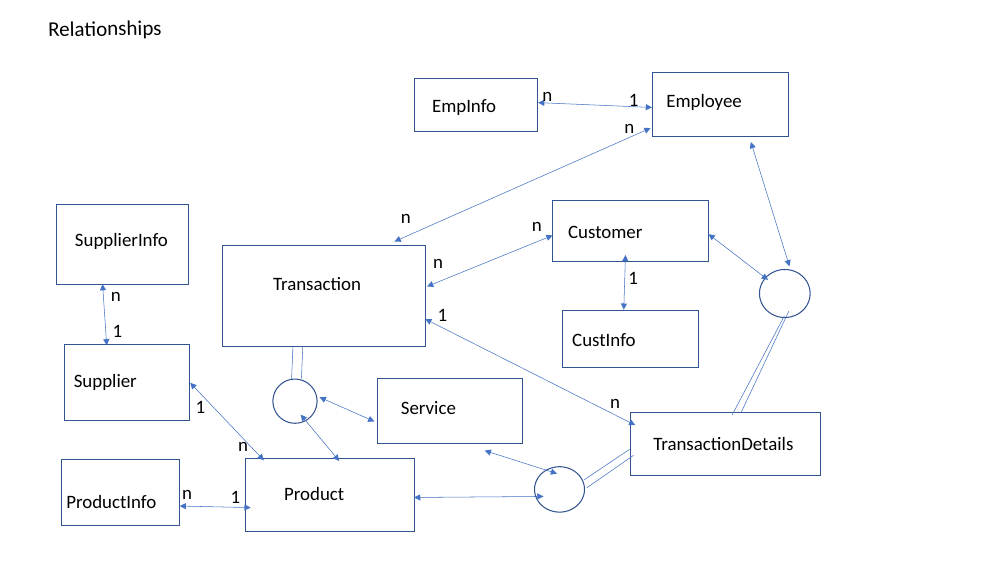
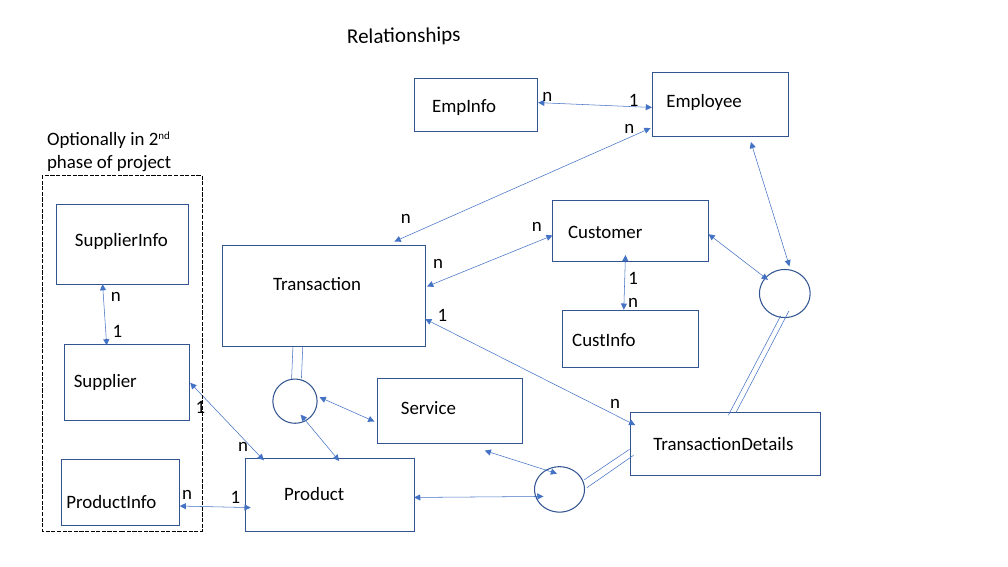
Before and after one commit to andrewroe/rosiessalon, a slide deck: slide 13 of RosieSalonDataModel.pptx. Drawn at 1008x567 pixels with LibreOffice and Linux fonts; fonts in the diff are those of the drawing. Boxes give left, top, right and bottom in pixels: in the first picture for what was removed or moved away, otherwise in the second. Text is boxed around its words. In the diff, an @@ line names an element or a change of style, - is before the commit and + after.

```diff
--- a/RosieSalonDataModel.pptx
+++ b/RosieSalonDataModel.pptx
@@ text "Relationships" moved from (x1=48, y1=20, x2=161, y2=39) to (x1=347, y1=26, x2=460, y2=45) @@
@@ text added at (x1=47, y1=132, x2=171, y2=172), 18 pt, text #000000 @@
+Optionally in 2nd phase of project
@@ rectangle added at (x1=42, y1=175, x2=202, y2=532), outline #000000 0.75 pt dashed @@
@@ text added at (x1=628, y1=298, x2=638, y2=311), 18 pt, text #000000 @@
+n
@@ line moved from (785, 316) - (732, 415) to (781, 316) - (728, 415) @@
@@ line moved from (789, 312) - (742, 412) to (789, 312) - (737, 412) @@
```
Also in this commit, not shown: 11 other slides changed.
